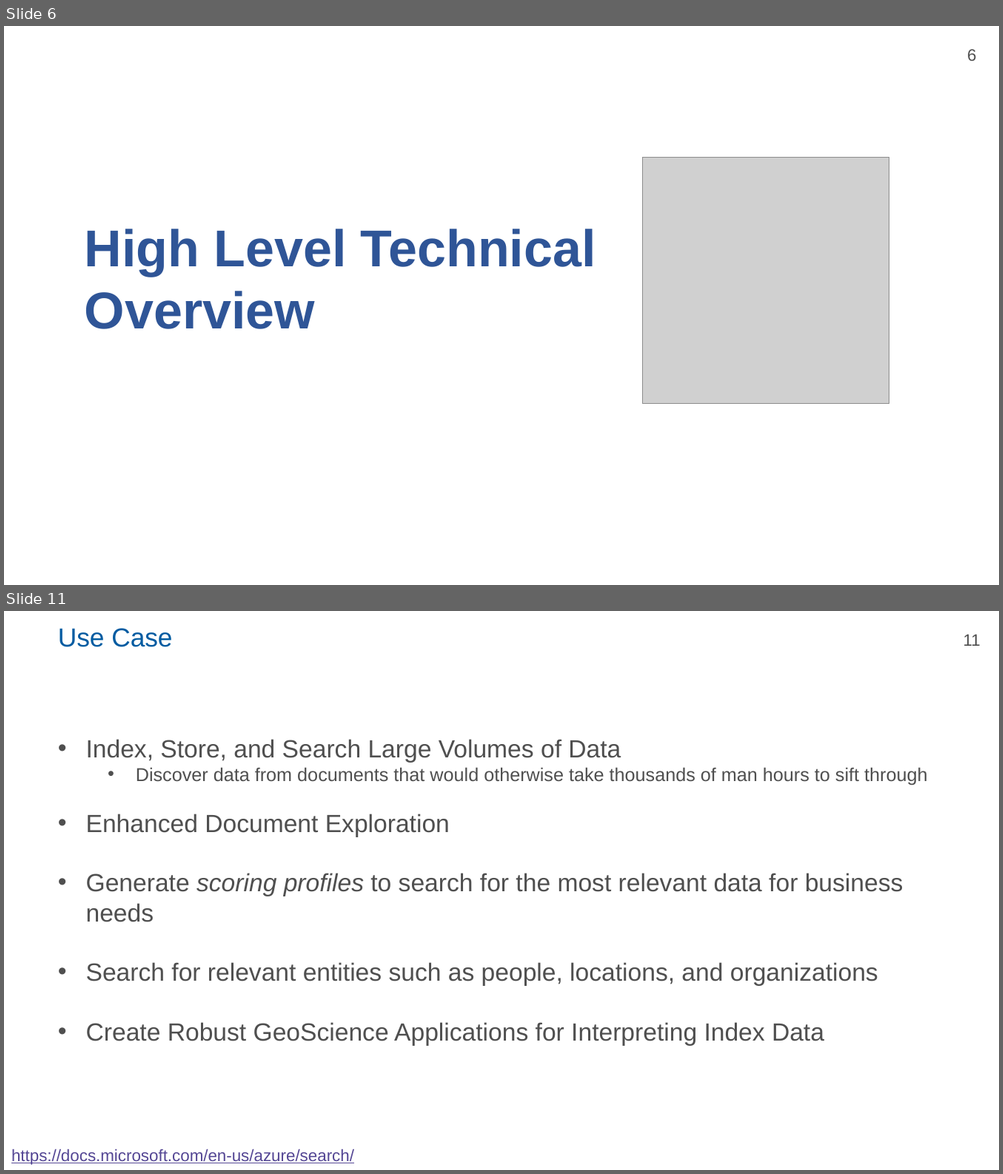
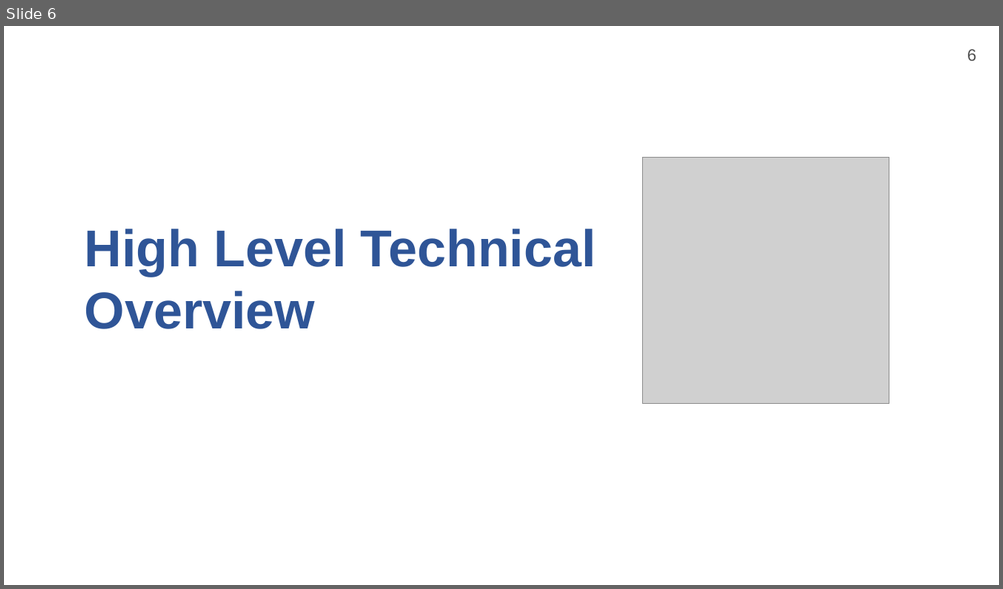
Before and after one commit to P4yDay/PyTorch, a slide deck: PyTorch.pptx. Shown one above the other, each under a label of ours: slides 6 and 11 before the commit, slide 6 after it; the slides between them are not shown. The pictures are 1003x1174 and 1003x589 pixels, drawn with LibreOffice and Linux fonts; fonts in the diff are those of the drawing; grey boxes stand for pictures; background and template pictures are left out. Boxes give left, top, right and bottom in pixels: in the first picture for what was removed or moved away, otherwise in the second. Text is boxed around its words. In the diff, an @@ line names an element or a change of style, - is before the commit and + after.

```diff
--- a/PyTorch.pptx
+++ b/PyTorch.pptx
@@ slide 11 removed at (x1=4, y1=611, x2=999, y2=1170), background picture (left out); not listed: 1 template element that a slide beside it also shows @@
@@ title removed at (x1=58, y1=628, x2=172, y2=647) @@
-Use Case
@@ text removed at (x1=86, y1=739, x2=927, y2=1046) @@
-• Index, Store, and Search Large Volumes of Data
-  • Discover data from documents that would otherwise take thousands of man hours to sift through
-• Enhanced Document Exploration
-• Generate scoring profiles to search for the most relevant data for business needs
-• Search for relevant entities such as people, locations, and organizations
-• Create Robust GeoScience Applications for Interpreting Index Data
@@ text removed at (x1=11, y1=1149, x2=354, y2=1165) @@
-https://docs.microsoft.com/en-us/azure/search/
```
Also in this commit, not shown: 3 slides changed, 3 slides added, 3 other slides removed.
